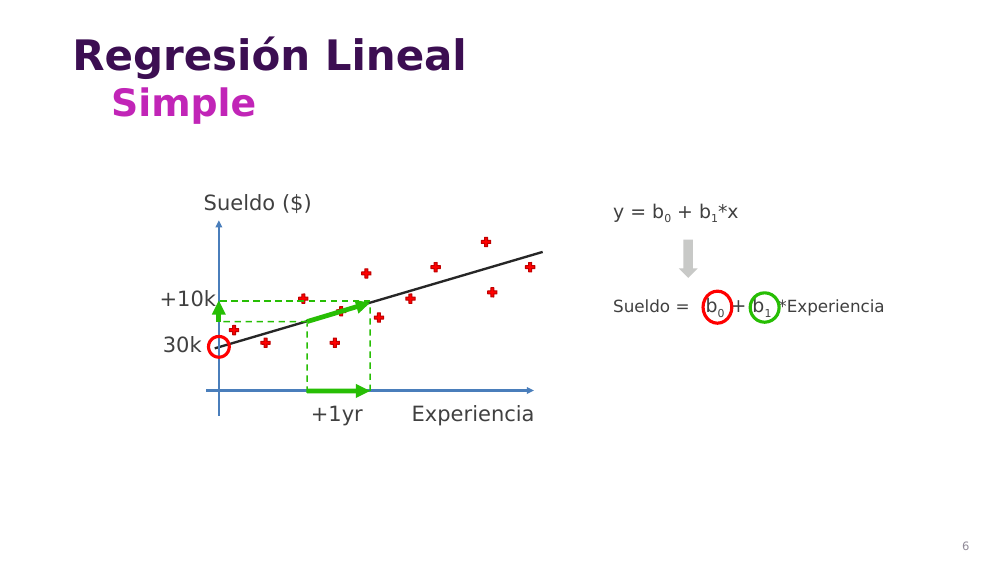
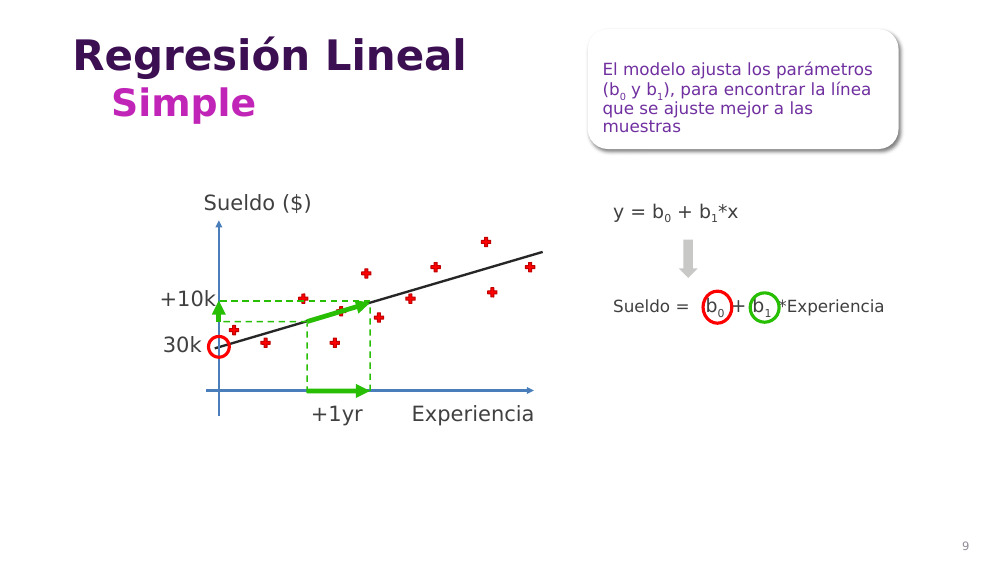
Before and after one commit to csameshiman/Axity_Curso_ML_2023, a slide deck: slide 9 of Diapositivas/Parte 02.Regresión/Sección 02.1.Simple Linear Regression/Simple_Linear_Regression.pptx (slide 6 before the commit). Drawn at 1008x567 pixels with LibreOffice and Linux fonts; fonts in the diff are those of the drawing; background and template pictures are left out. Boxes give left, top, right and bottom in pixels: in the first picture for what was removed or moved away, otherwise in the second. Text is boxed around its words. In the diff, an @@ line names an element or a change of style, - is before the commit and + after.

```diff
--- a/Diapositivas/Parte 02.Regresión/Sección 02.1.Simple Linear Regression/Simple_Linear_Regression.pptx
+++ b/Diapositivas/Parte 02.Regresión/Sección 02.1.Simple Linear Regression/Simple_Linear_Regression.pptx
@@ rounded rectangle added at bbox=[588, 29, 899, 149], fill #FFFFFF @@
@@ text added at bbox=[603, 62, 873, 133], 16 pt, text #7030A0 @@
+El modelo ajusta los parámetros (b0 y b1), para encontrar la línea que se ajuste mejor a las muestras
```
Also in this commit, not shown: 4 other slides changed, 6 slides added.
